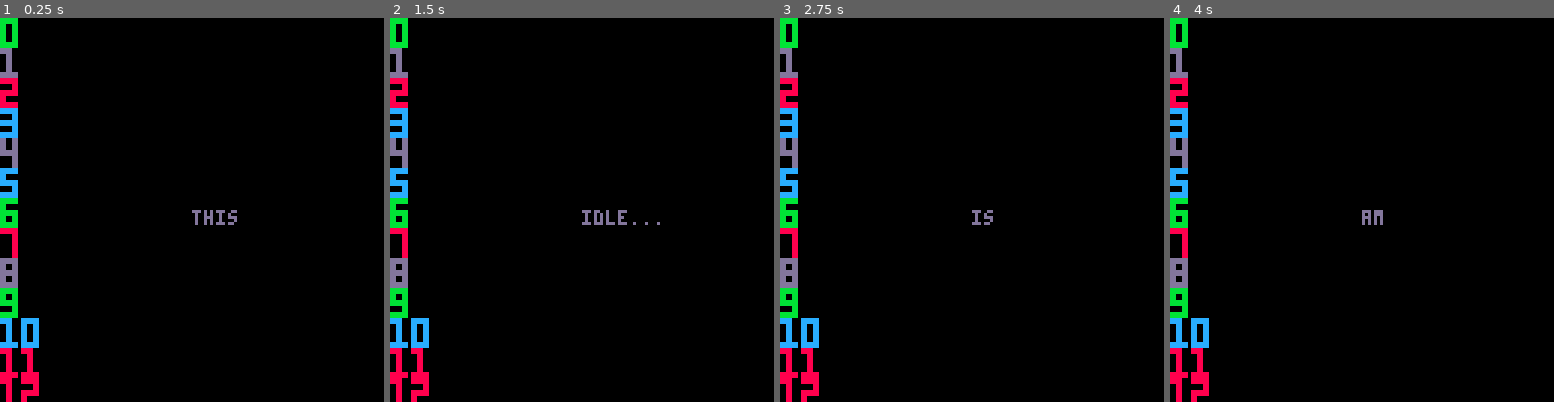
Above: before the commit, frames 1-4 (left to right).
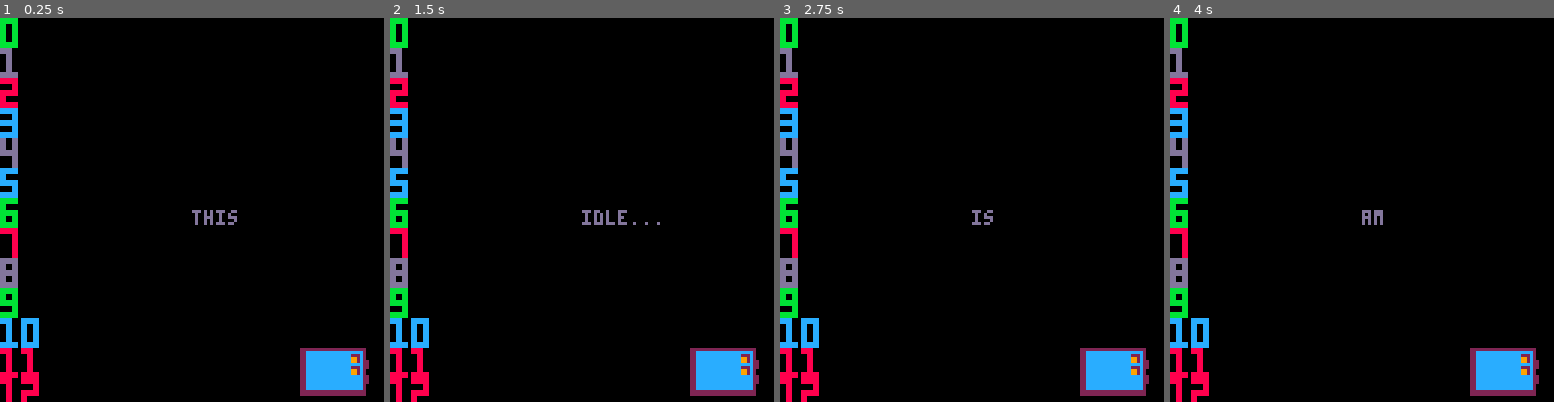
Above: after the commit, the same moments.

Repository: shen-sat/last_minute
Game: PICO-8 cartridge game.p8
Two runs of this game, one before a commit and one after it. Both use one fixed random seed, a clock stepped at 60 frames per second and the inputs below.
Inputs:
- Up to frame 1 (0.25 s): no input
- Up to frame 2 (1.5 s): no input
- Up to frame 3 (2.75 s): hold Up 2.15-2.42 s
- Up to frame 4 (4 s): hold Down 3.63-3.97 s

The runs differ from the first frame. In frame 1, 2.2% of the frame differs, in the area x 78-97%, y 85-99%; in frame 2, 2.2%; in frame 3, 2.2%; in frame 4, 2.2%.

Commit message:
Add tilesheet with chip and render it

Diff:
--- a/game.p8
+++ b/game.p8
@@ -33,4 +33,23 @@
   for chip in all(chips) do
     chip:draw()
   end
+  sspr(0,0,23,16,100,110)
+
 end
+…(17 lines of a section not shown)…
Not shown, changed: 17 lines of the sprite sheet (__gfx__) section of game.p8
Not shown, added: tilesheet.png
